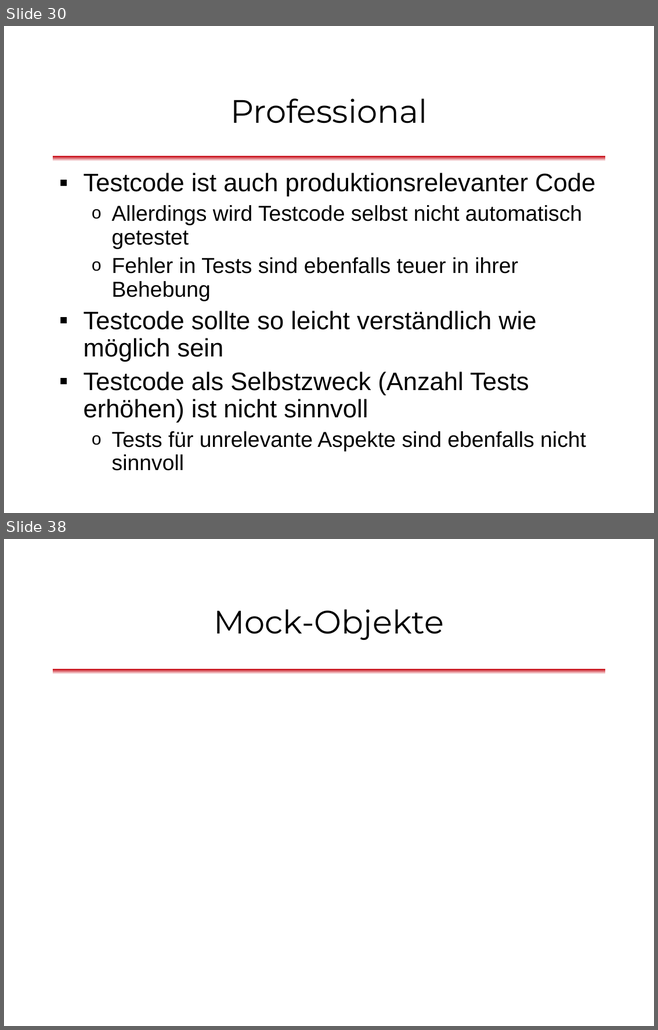
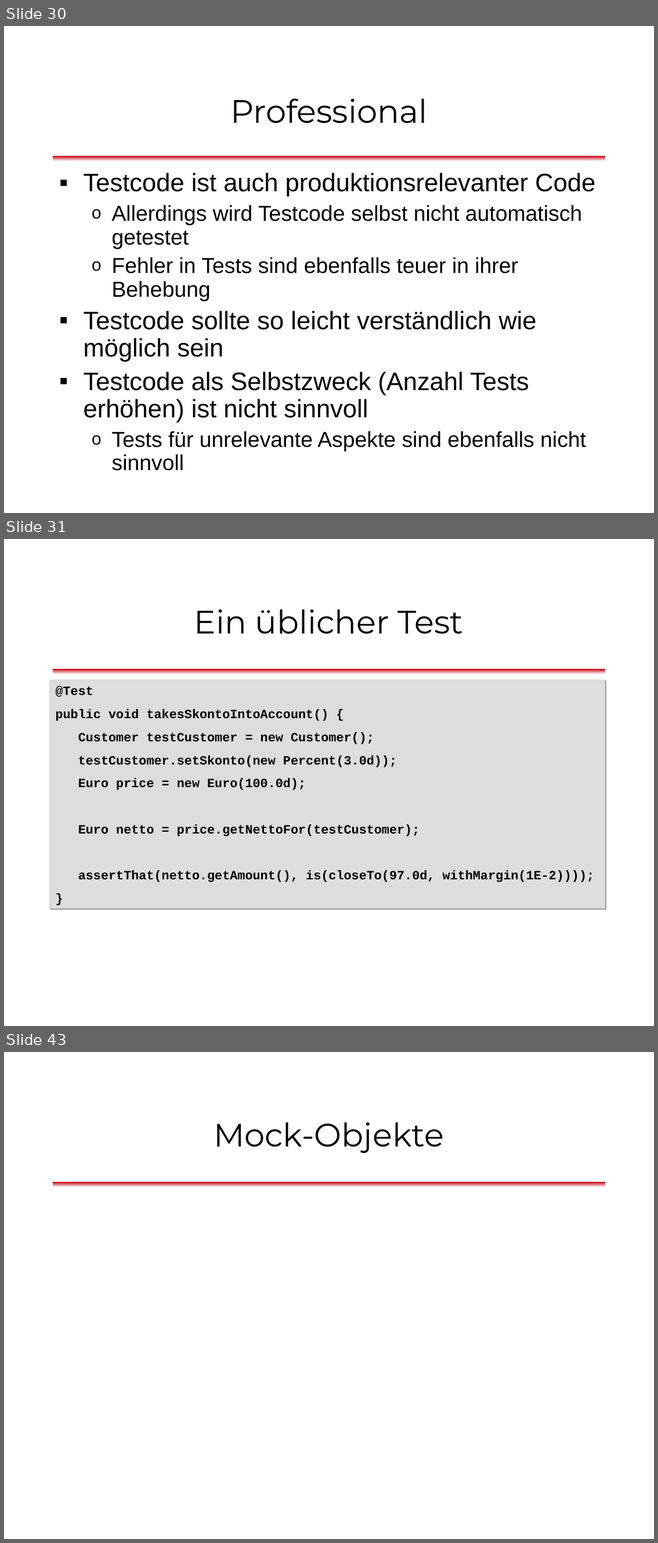
Before and after one commit to dlindner/vorlesung-se2-dhbw, a slide deck: added_2013/Unit Tests mit JUnit (2013).odp. Shown one above the other, each under a label of ours: slides 30 and 38 before the commit, slides 30, 31 and 43 after it; the slides between them are not shown. The pictures are 658x1030 and 658x1543 pixels, drawn with LibreOffice and Linux fonts; fonts in the diff are those of the drawing; background and template pictures are left out. Boxes give left, top, right and bottom in pixels: in the first picture for what was removed or moved away, otherwise in the second. Text is boxed around its words. In the diff, an @@ line names an element or a change of style, - is before the commit and + after.

```diff
--- a/added_2013/Unit Tests mit JUnit (2013).odp
+++ b/added_2013/Unit Tests mit JUnit (2013).odp
@@ slide 31 added at bbox=[4, 539, 654, 1026], background #FFFFFF; not listed: 1 template element that a slide beside it also shows @@
@@ title added at bbox=[194, 609, 463, 634], 36 pt, text #000000 @@
+Ein üblicher Test
@@ rectangle added at bbox=[49, 680, 605, 909], fill #DDDDDD, 14 pt, text #000000, bold @@
+@Test
+public void takesSkontoIntoAccount() {
+Customer testCustomer = new Customer();
+testCustomer.setSkonto(new Percent(3.0d));
+Euro price = new Euro(100.0d);
+Euro netto = price.getNettoFor(testCustomer);
+assertThat(netto.getAmount(), is(closeTo(97.0d, withMargin(1E-2))));
+}
@@ what was slide 38 is now slide 43 @@
```
Also in this commit, not shown: 5 slides changed, 7 other slides added, 10 slides removed.
